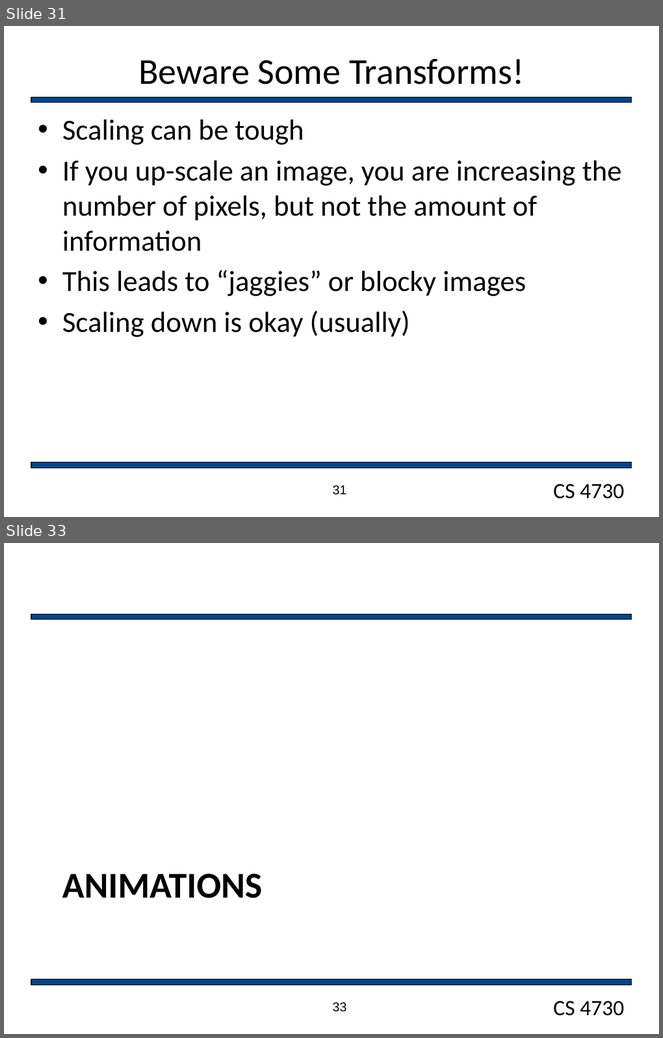
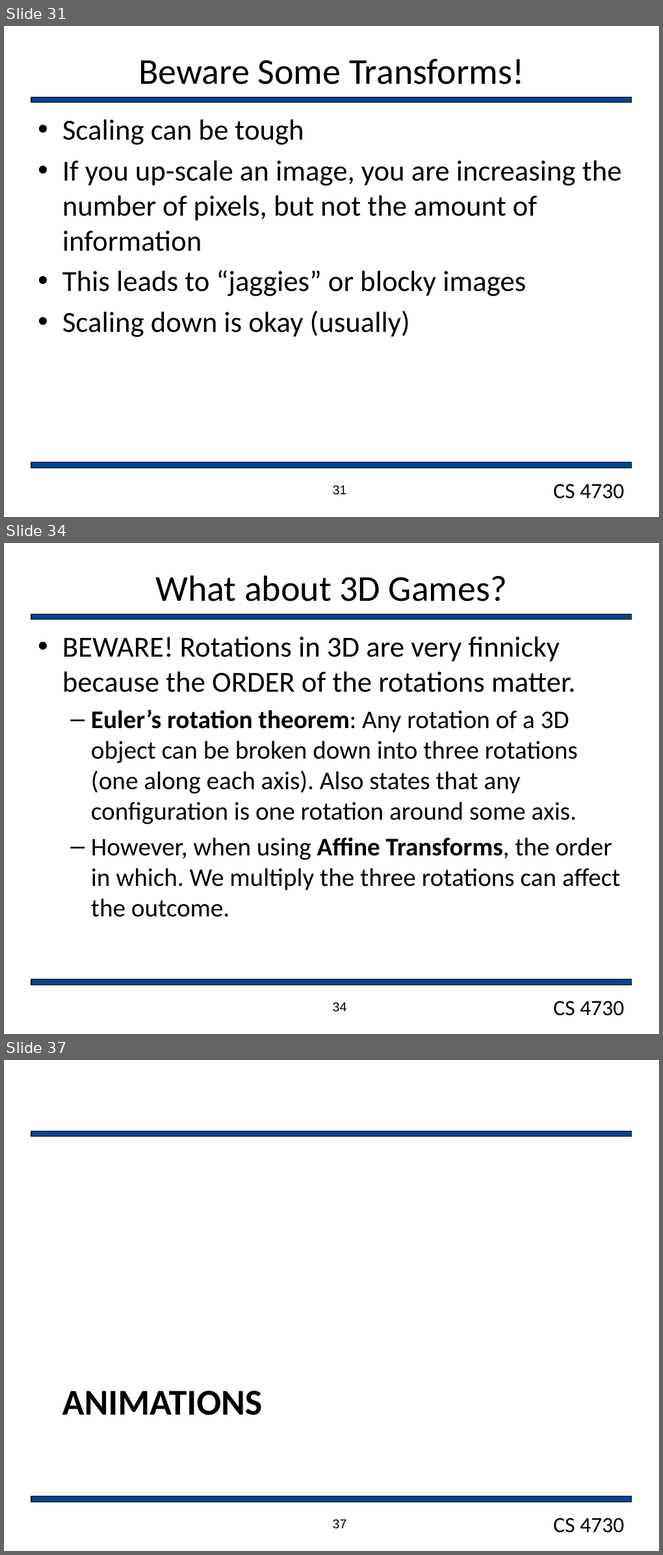
Before and after one commit to markfloryan/gamedesign, a slide deck: slides/Sprites.pptx. Shown one above the other, each under a label of ours: slides 31 and 33 before the commit, slides 31, 34 and 37 after it; the slides between them are not shown. The pictures are 663x1038 and 663x1555 pixels, drawn with LibreOffice and Linux fonts; fonts in the diff are those of the drawing; background and template pictures are left out. Boxes give left, top, right and bottom in pixels: in the first picture for what was removed or moved away, otherwise in the second. Text is boxed around its words. In the diff, an @@ line names an element or a change of style, - is before the commit and + after.

```diff
--- a/slides/Sprites.pptx
+++ b/slides/Sprites.pptx
@@ slide 34 added at (x1=4, y1=543, x2=659, y2=1034), background #FFFFFF; not listed: 3 template elements that a slide beside it also shows @@
@@ title added at (x1=155, y1=575, x2=507, y2=601), 40 pt, text #000000 @@
+What about 3D Games?
@@ text added at (x1=62, y1=637, x2=621, y2=917), 28 pt, text #000000 @@
+• BEWARE! Rotations in 3D are very finnicky because the ORDER of the rotations matter.
+  – Euler’s rotation theorem: Any rotation of a 3D object can be broken down into three rotations (one along each axis). Also states that any configuration is one rotation around some axis.
+  – However, when using Affine Transforms, the order in which. We multiply the three rotations can affect the outcome.
@@ page number added at (x1=333, y1=1003, x2=347, y2=1012), 14 pt, text #000000 @@
+34
@@ what was slide 33 is now slide 37 @@
@@ page number at (x1=333, y1=1520, x2=347, y2=1529): text changed @@
-33
+37
```
Also in this commit, not shown: 1 slide changed, 4 other slides added, 1 slide removed, 5 other files.
